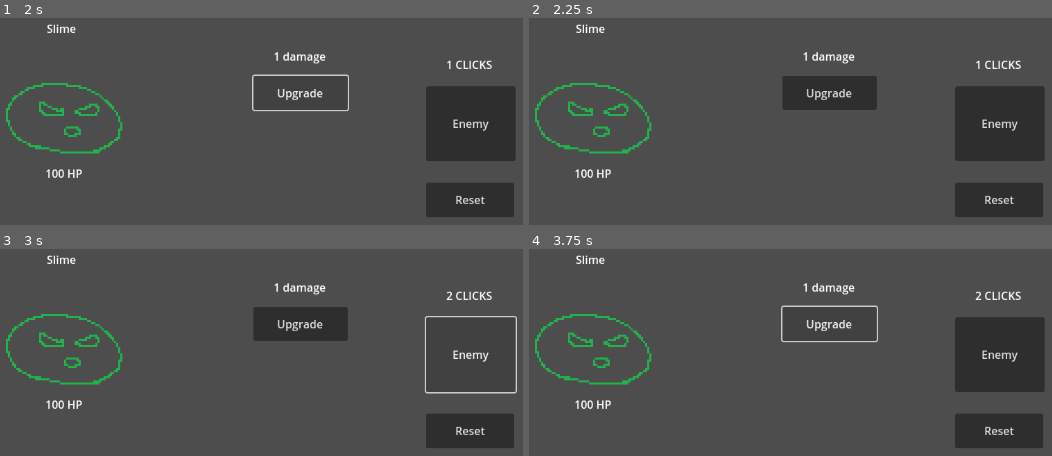
Above: before the commit, frames 1-4 (two rows, left to right).
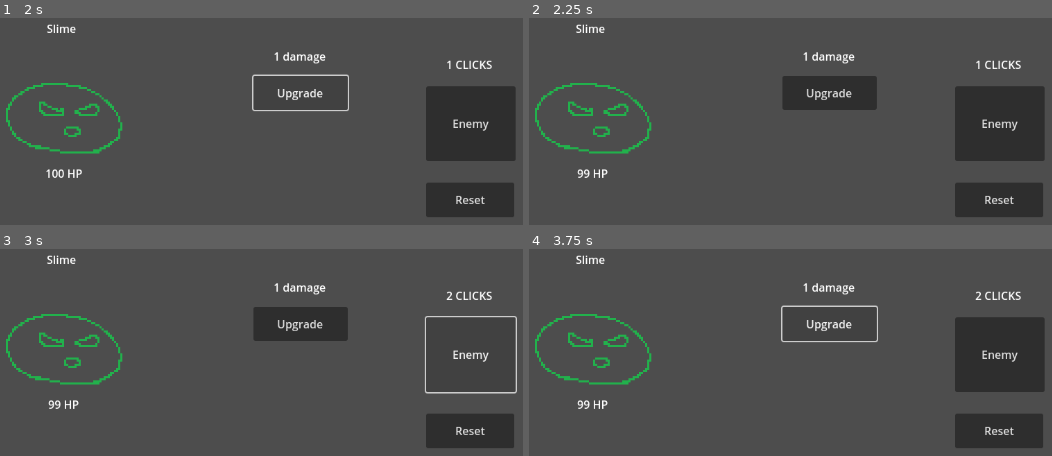
Above: after the commit, the same moments.

Repository: Bokeher/GodotGame
Game: Godot game, scene res://Main.tscn
Same seed, same stepped clock (60 frames per second), same inputs: the game is played once before the commit and once after it.
Inputs (mouse positions are in pixels of both pictures, inside the frame that each line leads up to):
- Up to frame 1 (2 s): click "Enemy" at 0.5 s; click "Upgrade" at 1.25 s
- Up to frame 2 (2.25 s): click (591, 102) at 2 s
- Up to frame 3 (3 s): click "Enemy" at 2.75 s
- Up to frame 4 (3.75 s): click "Upgrade" at 3.5 s

Frame 1 is identical in both runs. In frame 2, 0.2% of the frame differs, in the area x 8-16%, y 72-78%; in frame 3, 0.2%; in frame 4, 0.2%.

Commit message:
Make enemy take damage

Diff:
--- /dev/null
+++ b/Enemy.gd
@@ -0,0 +1,11 @@
+extends Node2D
+
+
+# Called when the node enters the scene tree for the first time.
+func _ready():
+	pass # Replace with function body.
+
+
+# Called every frame. 'delta' is the elapsed time since the previous frame.
+func _process(delta):
+	pass
--- /dev/null
+++ b/EnemyBody.gd
@@ -0,0 +1,15 @@
+extends TextureButton
+
+
+# Called when the node enters the scene tree for the first time.
+func _ready():
+	pass # Replace with function body.
+
+
+# Called every frame. 'delta' is the elapsed time since the previous frame.
+func _process(delta):
+	pass
+
+func _pressed():
+	Global.enemy_health -= Global.damage;
+	$"../EnemyHealth".text = str(Global.enemy_health) + " HP"
--- a/Global.gd
+++ b/Global.gd
@@ -3,6 +3,7 @@
 var clicks: int = 0
 var damage: int = 1
 const save_path: String = "user://save"
+var enemy_health: int = 100
 
 func _ready():
 	load_clicks()
--- a/Main.tscn
+++ b/Main.tscn
@@ -6,7 +6,9 @@
 [ext_resource type="Script" path="res://DamageInfo.gd" id="3_db8ce"]
 [ext_resource type="Script" path="res://Reset.gd" id="4_mll1s"]
 [ext_resource type="Script" path="res://Upgrade.gd" id="4_r2q6r"]
+[ext_resource type="Script" path="res://Enemy.gd" id="7_15ehl"]
 [ext_resource type="Texture2D" uid="uid://2nph3u1tlq2w" path="res://assets/enemies/slimes/slime.png" id="7_jtks7"]
+[ext_resource type="Script" path="res://EnemyBody.gd" id="9_lmjn8"]
 
 [node name="Game" type="Node2D"]
 script = ExtResource("1_v2884")
@@ -64,6 +66,7 @@
 
 [node name="Enemy" type="Node2D" parent="."]
 position = Vector2(42, 31)
+script = ExtResource("7_15ehl")
 
 [node name="EnemyBody" type="TextureButton" parent="Enemy"]
 offset_left = 2.0
@@ -72,6 +75,7 @@
 offset_bottom = 88.0
 scale = Vector2(3, 3)
 texture_normal = ExtResource("7_jtks7")
+script = ExtResource("9_lmjn8")
 
 [node name="EnemyName" type="Label" parent="Enemy"]
 offset_right = 189.0
Not shown: 1 places in Main.tscn that only renumber resources
